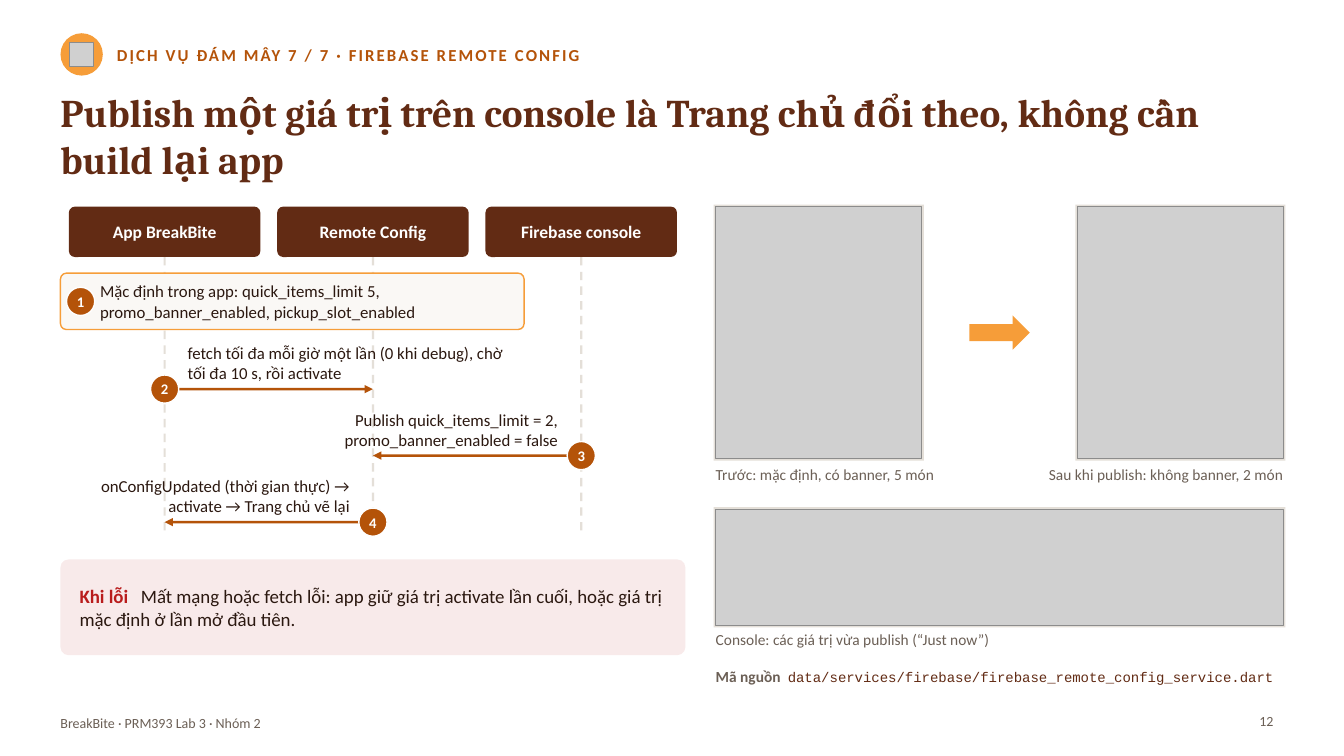
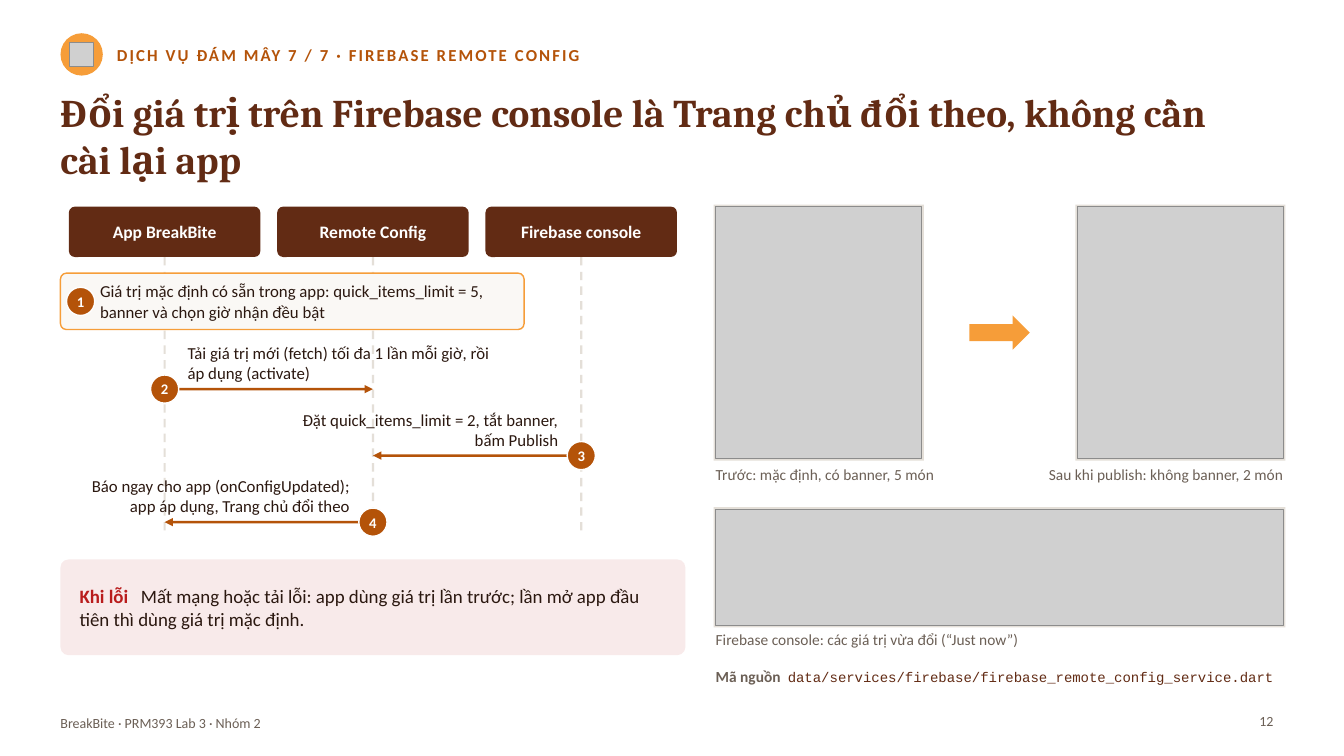
Before and after one commit to baonv0817/PRM393_Lab03_Group2, a slide deck: slide 12 of slides/Lab03_SE193905_slides.pptx. Drawn at 1344x756 pixels with LibreOffice and Linux fonts; fonts in the diff are those of the drawing; grey boxes stand for pictures. Boxes give left, top, right and bottom in pixels: in the first picture for what was removed or moved away, otherwise in the second. Text is boxed around its words. In the diff, an @@ line names an element or a change of style, - is before the commit and + after.

```diff
--- a/slides/Lab03_SE193905_slides.pptx
+++ b/slides/Lab03_SE193905_slides.pptx
@@ text at (x1=60, y1=99, x2=1135, y2=183): text changed @@
-Publish một giá trị trên console là Trang chủ đổi theo, không cần build lại app
+Đổi giá trị trên Firebase console là Trang chủ đổi theo, không cần cài lại app
@@ text in rounded rectangle at (x1=100, y1=284, x2=483, y2=321): text changed @@
-Mặc định trong app: quick_items_limit 5, promo_banner_enabled, pickup_slot_enabled
+Giá trị mặc định có sẵn trong app: quick_items_limit = 5, banner và chọn giờ nhận đều bật
@@ text at (x1=188, y1=345, x2=489, y2=382): text changed @@
-fetch tối đa mỗi giờ một lần (0 khi debug), chờ tối đa 10 s, rồi activate
+Tải giá trị mới (fetch) tối đa 1 lần mỗi giờ, rồi áp dụng (activate)
@@ text at (x1=303, y1=412, x2=558, y2=446): text changed @@
-Publish quick_items_limit = 2, promo_banner_enabled = false
+Đặt quick_items_limit = 2, tắt banner, bấm Publish
@@ text at (x1=92, y1=480, x2=350, y2=515): text changed @@
-onConfigUpdated (thời gian thực) → activate → Trang chủ vẽ lại
+Báo ngay cho app (onConfigUpdated); app áp dụng, Trang chủ đổi theo
@@ text in rounded rectangle at (x1=80, y1=588, x2=639, y2=630): text changed @@
-Khi lỗi Mất mạng hoặc fetch lỗi: app giữ giá trị activate lần cuối, hoặc giá trị mặc định ở lần mở đầu tiên.
+Khi lỗi Mất mạng hoặc tải lỗi: app dùng giá trị lần trước; lần mở app đầu tiên thì dùng giá trị mặc định.
@@ text at (x1=716, y1=633, x2=1018, y2=648): text changed @@
-Console: các giá trị vừa publish (“Just now”)
+Firebase console: các giá trị vừa đổi (“Just now”)
```
Also in this commit, not shown: 14 other slides changed, 2 other files.
